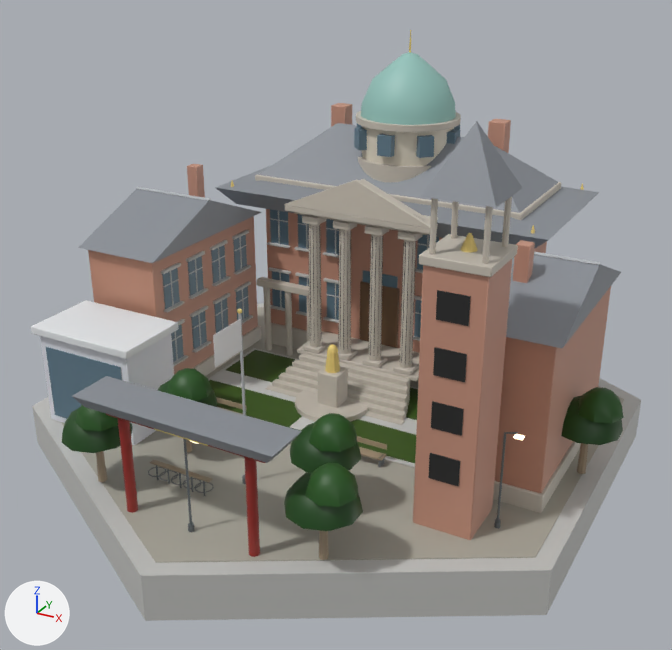
An edit to the glTF model native/godot/assets/art/blender/university_asia.glb, drawn before and after from the same camera.
Rendered twice from a camera (50 mm lens) standing at (15.9, -29.2, 18.1) and looking at (0.4, -0.9, 4.0). The lights are fixed; the arrows at lower left show +X, +Y and +Z. The picture after the commit comes second. Vertices at exactly the same position are counted once.

Script lines for the objects in view, before the commit:
```python
me_glow_warm = bpy.data.meshes.new('glow_warm')
me_glow_warm.from_pydata(...)  # 48 vertices, 72 faces; spans x -8.2..9.1, y -9.9..9.9, z 3.6
me_glow_warm.materials.append(mat_glow_warm)
me_leaf = bpy.data.meshes.new('leaf')
me_leaf.from_pydata(...)  # 396 vertices, 660 faces; spans x -11.1..11.2, y -10.2..0.7, z 2.0..3.7
me_leaf.materials.append(mat_leaf)
me_pavers = bpy.data.meshes.new('pavers')
me_pavers.from_pydata(...)  # 28 vertices, 44 faces; spans x -10.0..10.0, y -11.6..11.6, z 0.1..0.2
me_pavers.materials.append(mat_pavers)
me_turf = bpy.data.meshes.new('turf')
me_turf.from_pydata(...)  # a box spanning x -5.6..5.6, y -2.8..2.4, z 0.18..0.22
me_turf.materials.append(mat_turf)
me_wall_concrete = bpy.data.meshes.new('wall_concrete')
me_wall_concrete.from_pydata(...)  # 1852 vertices, 3244 faces; spans x -10.7..10.7, y -12.3..12.3, z -1.6..8.0
me_wall_concrete.materials.append(mat_wall_concrete)
me_wood = bpy.data.meshes.new('wood')
me_wood.from_pydata(...)  # 148 vertices, 248 faces; spans x -10.2..10.2, y -9.1..3.6, z 0.2..4.0
me_wood.materials.append(mat_wood)
ob_glow_warm = bpy.data.objects.new('glow_warm', me_glow_warm)
ob_glow_warm.location = (0.0, 0.0, 0.0)
ob_leaf = bpy.data.objects.new('leaf', me_leaf)
ob_leaf.location = (0.0, 0.0, 0.0)
ob_pavers = bpy.data.objects.new('pavers', me_pavers)
ob_pavers.location = (0.0, 0.0, 0.0)
ob_turf = bpy.data.objects.new('turf', me_turf)
ob_turf.location = (0.0, 0.0, 0.0)
ob_wall_concrete = bpy.data.objects.new('wall_concrete', me_wall_concrete)
ob_wall_concrete.location = (0.0, 0.0, 0.0)
ob_wood = bpy.data.objects.new('wood', me_wood)
ob_wood.location = (0.0, 0.0, 0.0)
# also in view: 'cladding' at (-7.1, -5.3, 2.1); 'dark' at (0.6, -1.2, 4.9); 'plaster' at (0.0, 5.9, 9.7); 'glass' at (-1.3, 0.7, 5.3); 'roof_slate' at (0.0, -0.6, 8.5)
```
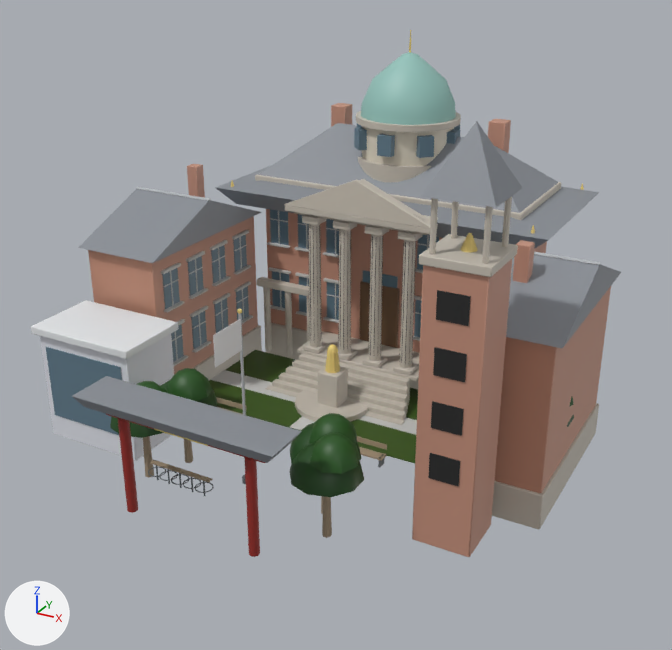
Where the change shows, as pixel boxes (x1, y1, x2, y2) in the pictures (672 x 650 px; the box of a moved part takes in the faces that stretch with it):
'wall_concrete', reshaped
    before: (32, 211, 641, 621)
    after: (161, 211, 429, 366)
'pavers', reshaped
    before: (61, 307, 624, 563)
    after: (211, 370, 417, 435)
'leaf', reshaped (18% narrower, 21% shorter)
    before: (61, 368, 624, 531)
    after: (110, 368, 574, 497)
'wood', reshaped
    before: (96, 281, 588, 560)
    after: (143, 281, 399, 538)
'glow_warm', deleted (mostly hidden)
    before: (190, 434, 525, 444)
part 1 of me_leaf, moved or reshaped
    before: (61, 407, 132, 453)
    after: (110, 416, 164, 438)
part 2 of me_leaf, moved or reshaped
    before: (75, 405, 118, 431)
    after: (137, 381, 168, 393)
part 3 of me_leaf, moved or reshaped
    before: (284, 472, 363, 531)
    after: (290, 443, 364, 497)
part 4 of me_leaf, moved or reshaped
    before: (305, 463, 358, 507)
    after: (310, 433, 360, 474)
part 5 of me_leaf, moved or reshaped (mostly hidden afterwards)
    before: (561, 395, 623, 445)
    after: (567, 414, 574, 427)
part 6 of me_leaf, moved or reshaped (mostly hidden afterwards)
    before: (578, 387, 624, 423)
    after: (569, 397, 574, 407)
part 7 of me_pavers, deleted
    before: (61, 307, 624, 563)
part 8 of me_wall_concrete, deleted (mostly hidden)
    before: (208, 348, 418, 468)
part 9 of me_wall_concrete, deleted
    before: (32, 303, 641, 621)
part 10 of me_wood, moved or reshaped
    before: (96, 451, 107, 482)
    after: (143, 436, 154, 478)
part 11 of me_wood, moved or reshaped
    before: (319, 530, 329, 560)
    after: (322, 496, 332, 538)
part 12 of me_wood, moved or reshaped (not visible afterwards)
    before: (577, 443, 588, 474)
part 13 of me_wood, moved or reshaped
    before: (186, 439, 192, 453)
    after: (184, 439, 193, 463)

Patch to the scene script:
```diff
--- a/native/godot/assets/art/blender/university_asia.glb.py
+++ b/native/godot/assets/art/blender/university_asia.glb.py
@@ me_leaf @@
 # used by ob_leaf; location = (0.0, 0.0, 0.0)
-me_leaf.from_pydata(...)  # 396 vertices, 660 faces; spans x -11.1..11.2, y -10.2..0.7, z 2.0..3.7
+me_leaf.from_pydata(...)  # 396 vertices, 660 faces; spans x -9.4..9.5, y -8.7..0.8, z 2.0..3.7
+# me_leaf part 1: the loose piece of 41 vertices spanning x -5.5..-3.3, y -10.2..-7.8, z 2.0..3.1 is moved by (0.8, 1.5, 0.0)
+# me_leaf part 2: the loose piece of 25 vertices spanning x -4.8..-3.2, y -10.0..-8.4, z 2.8..3.7 is moved by (0.8, 1.5, 0.0)
+# me_leaf part 3: the loose piece of 41 vertices spanning x 3.3..5.5, y -10.2..-7.8, z 2.0..3.1 is moved by (-0.8, 1.5, 0.0)
+# me_leaf part 4: the loose piece of 25 vertices spanning x 4.0..5.6, y -10.0..-8.4, z 2.8..3.7 is moved by (-0.8, 1.5, 0.0)
+# me_leaf part 5: the loose piece of 41 vertices spanning x 8.9..11.1, y -1.7..0.7, z 2.0..3.1 is moved by (-1.7, 0.1, 0.0)
+# me_leaf part 6: the loose piece of 25 vertices spanning x 9.6..11.2, y -1.5..0.1, z 2.8..3.7 is moved by (-1.7, 0.1, 0.0)
+# other edits to the shape of me_leaf do not show in these pictures
 me_leaf.materials.append(mat_leaf)
@@ me_pavers @@
 # used by ob_pavers; location = (0.0, 0.0, 0.0)
-me_pavers.from_pydata(...)  # 28 vertices, 44 faces; spans x -10.0..10.0, y -11.6..11.6, z 0.1..0.2
+me_pavers.from_pydata(...)  # 16 vertices, 24 faces; spans x -5.6..5.6, y -2.8..2.4, z 0.2
+# me_pavers part 7: the loose piece of 12 vertices spanning x -10.0..10.0, y -11.6..11.6, z 0.1 is deleted
 me_pavers.materials.append(mat_pavers)
@@ me_wall_concrete @@
 # used by ob_wall_concrete; location = (0.0, 0.0, 0.0)
-me_wall_concrete.from_pydata(...)  # 1852 vertices, 3244 faces; spans x -10.7..10.7, y -12.3..12.3, z -1.6..8.0
+me_wall_concrete.from_pydata(...)  # 1816 vertices, 3180 faces; spans x -6.2..6.2, y -3.0..8.4, z 1.5..8.0
+# me_wall_concrete part 8: the loose piece of 24 vertices spanning x -5.8..5.8, y -3.0..2.6, z 0.1..0.2 is deleted
+# me_wall_concrete part 9: the loose piece of 12 vertices spanning x -10.7..10.7, y -12.3..12.3, z -1.6..0.1 is deleted
 me_wall_concrete.materials.append(mat_wall_concrete)
@@ me_wood @@
 # used by ob_wood; location = (0.0, 0.0, 0.0)
-me_wood.from_pydata(...)  # 148 vertices, 248 faces; spans x -10.2..10.2, y -9.1..3.6, z 0.2..4.0
+me_wood.from_pydata(...)  # 148 vertices, 248 faces; spans x -8.4..8.4, y -8.1..3.6, z -0.2..4.0
+# me_wood part 10: the loose piece of 14 vertices spanning x -4.6..-4.2, y -9.1..-8.8, z 0.2..2.4 is scaled about its middle by (1, 1, 1.2), then moved by (0.8, 1.5, -0.2)
+# me_wood part 11: the loose piece of 14 vertices spanning x 4.2..4.6, y -9.1..-8.8, z 0.2..2.4 is scaled about its middle by (1, 1, 1.2), then moved by (-0.8, 1.5, -0.2)
+# me_wood part 12: the loose piece of 14 vertices spanning x 9.8..10.2, y -0.6..-0.3, z 0.2..2.4 is scaled about its middle by (1, 1, 1.2), then moved by (-1.7, 0.1, -0.2)
+# me_wood part 13: 7 of 148 vertices moved; they spanned x -3.2..-2.8, y -6.1..-5.8, z 0.2 and now span x -3.2..-2.8, y -6.1..-5.8, z -0.2; mean shift (0.0, 0.0, -0.4); largest move (-3.0, -5.8, 0.2) -> (-3.0, -5.8, -0.2)
+# other edits to the shape of me_wood do not show in these pictures
 me_wood.materials.append(mat_wood)
@@ ob_glow_warm @@
-ob_glow_warm = bpy.data.objects.new('glow_warm', me_glow_warm)
-ob_glow_warm.location = (0.0, 0.0, 0.0)
```
